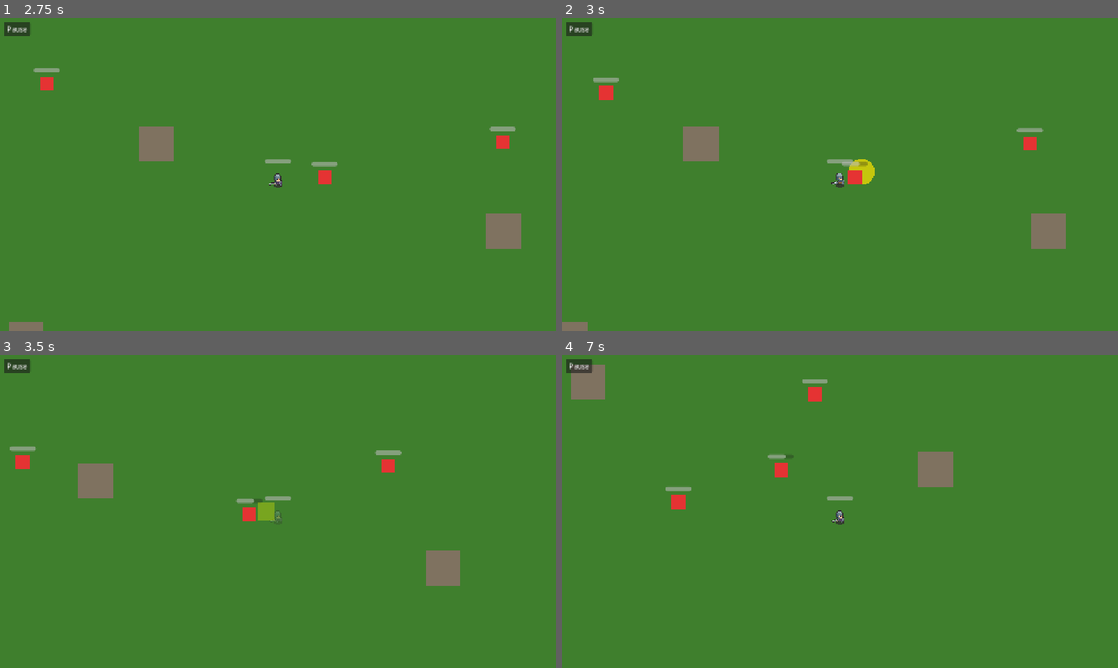
Above: before the commit, frames 1-4 (two rows, left to right).
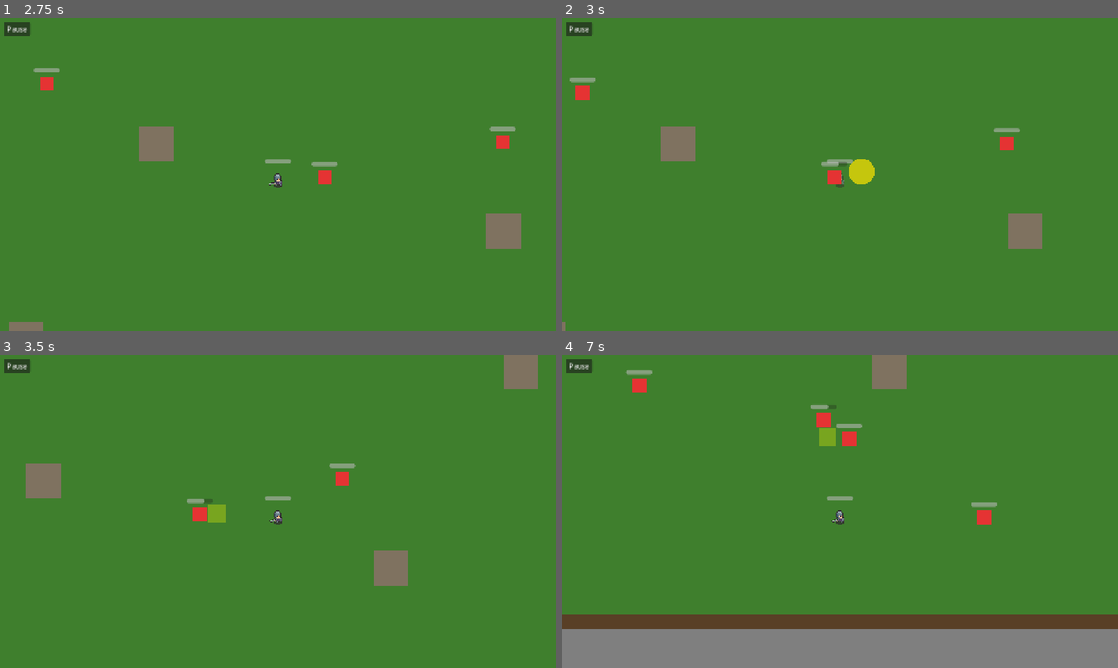
Above: after the commit, the same moments.

Repository: zwentty/v-2-jeu
Game: Godot game, scene res://scenes/menus/menu.tscn
Same seed, same stepped clock (60 frames per second), same inputs: the game is played once before the commit and once after it.
Inputs (mouse positions are in pixels of both pictures, inside the frame that each line leads up to):
- Up to frame 1 (2.75 s): click "Démarrer" at 0.5 s; click "Pause" at 1.25 s; click "▶ Reprendre" at 2 s
- Up to frame 2 (3 s): tap Enter at 2.75 s; move the mouse to (962, 158) at 2.77 s; hold D from 2.78 s (still down); tap Space at 2.85 s; click (962, 158) at 2.92 s
- Up to frame 3 (3.5 s): keep holding D; tap Space at 3.02, 3.32 s
- Up to frame 4 (7 s): move the mouse to (728, 527) at 3.52 s; release D at 3.53 s; hold S 3.53-4.28 s; tap Z at 3.6 s; tap Space at 3.77, 3.8, 4.07, 4.55, 5.27, 5.3, 5.57, 6.77, 6.8 s; move the mouse to (895, 442) at 4.27 s; hold D 4.28-5.75 s; tap Q at 4.35 s; move the mouse to (812, 574) at 5.02 s; tap I at 5.1 s; click (812, 574) at 5.17 s; click "✖ Fermer (I)" at 5.75 s; move the mouse to (1006, 558) at 6.52 s; hold S from 6.53 s (still down); tap E at 6.6 s

Frame 1 is identical in both runs. In frame 2, 3.0% of the frame differs, in the area x 0-91%, y 19-100%; in frame 3, 4.8%; in frame 4, 21%, in the area x 0-100%, y 0-100%.

Commit message:
Ajout dash player

Diff:
--- a/scenes/player/player.gd
+++ b/scenes/player/player.gd
@@ -33,6 +33,15 @@
 # Dégâts infligés par l'attaque
 const ATTACK_DAMAGE = 1
 
+# Vitesse du dash en pixels par seconde
+const DASH_SPEED = 600.0
+
+# Durée du dash en secondes
+const DASH_DURATION = 0.3
+
+# Cooldown du dash en secondes
+const DASH_COOLDOWN = 0.8
+
 # -----------------------------------------------------------------------------
 # VARIABLES D'ÉTAT
 # Ces valeurs changent pendant le jeu (mot-clé "var").
@@ -40,7 +49,7 @@
 # -----------------------------------------------------------------------------
 
 # Points de vie actuels
-var health: int = 500
+var health: int = 3
 
 # Points de vie maximum
 var max_health: int = 3
@@ -50,6 +59,18 @@
 
 # Compteur interne qui mesure le temps d'invincibilité restant
 var invincible_timer: float = 0.0
+
+# Est-ce que le joueur est en train de faire un dash ?
+var is_dashing: bool = false
+
+# Timer du dash (durée restante du dash)
+var dash_timer: float = 0.0
+
+# Timer du cooldown du dash
+var dash_cooldown_timer: float = 0.0
+
+# Direction du dash
+var dash_direction: Vector2 = Vector2.ZERO
 
 # Direction dans laquelle le joueur regarde (utile plus tard pour l'attaque)
 # Vector2.DOWN = (0, 1) par défaut → le joueur regarde vers le bas au départ
@@ -109,7 +130,9 @@
 # indépendant du framerate (sinon un PC à 30fps irait 2x plus lentement).
 # -----------------------------------------------------------------------------
 func _physics_process(delta: float) -> void:
-	_handle_movement()
+	_handle_dash(delta)
+	if not is_dashing:
+		_handle_movement()
 	_handle_invincibility(delta)
 	_handle_attack(delta)
 
@@ -119,6 +142,12 @@
 # -----------------------------------------------------------------------------
 func _unhandled_input(event: InputEvent) -> void:
 	if event is InputEventKey and event.pressed and not event.echo:
+		# Touche de dash (configurable)
+		if event.keycode == Settings.key_dash and not is_dashing and dash_cooldown_timer <= 0.0:
+			_start_dash()
+			get_viewport().set_input_as_handled()
+			return
+
 		# Touche de ramassage (configurable)
 		if event.keycode == Settings.key_pickup:
 			# Chercher les objets à proximité
@@ -220,6 +249,10 @@
 	if is_invincible:
 		return
 
+	# Si le joueur est en train de faire un dash, il est intangible
+	if is_dashing:
+		return
+
 	health -= amount
 
 	# On déclenche l'invincibilité
@@ -300,3 +333,43 @@
 	if body.is_in_group("enemy") and body.has_method("take_damage"):
 		body.take_damage(ATTACK_DAMAGE)
 		print("Ennemi touché !")
+
+# -----------------------------------------------------------------------------
+# _handle_dash(delta)
+# Gère le système de dash : durée du dash et cooldown
+# -----------------------------------------------------------------------------
+func _handle_dash(delta: float) -> void:
+	# Si le joueur n'est pas en train de faire un dash, on gère juste le cooldown
+	if not is_dashing:
+		if dash_cooldown_timer > 0.0:
+			dash_cooldown_timer -= delta
+		return
+
+	# On décrémente le timer du dash
+	dash_timer -= delta
+
+	if dash_timer > 0.0:
+		# On continue le dash : déplacement rapide dans la direction du dash
+		velocity = dash_direction * DASH_SPEED
+		move_and_slide()
+		# Animation de marche pendant le dash
+		if animated_sprite.animation != "walk":
+			animated_sprite.play("walk")
+		# Clignotement léger pour indiquer l'intangibilité
+		$Visual.modulate.a = 0.6 if fmod(dash_timer, 0.15) < 0.075 else 1.0
+	else:
+		# Le dash est terminé
+		is_dashing = false
+		dash_cooldown_timer = DASH_COOLDOWN
+		$Visual.modulate.a = 1.0  # On remet la couleur opaque
+
+# -----------------------------------------------------------------------------
+# _start_dash()
+# Lance un nouveau dash dans la direction actuelle du joueur
+# -----------------------------------------------------------------------------
+func _start_dash() -> void:
+	is_dashing = true
+	dash_timer = DASH_DURATION
+	# On utilise la direction actuelle du joueur pour le dash
+	dash_direction = facing_direction if facing_direction != Vector2.ZERO else Vector2.DOWN
+	print("Dash lancé dans la direction : ", dash_direction)
--- a/scripts/settings.gd
+++ b/scripts/settings.gd
@@ -11,6 +11,7 @@
 var key_move_right: int = KEY_D
 var key_inventory: int = KEY_I
 var key_pickup: int = KEY_E
+var key_dash: int = KEY_SPACE
 
 # Fichier de sauvegarde
 const SETTINGS_FILE: String = "user://settings.cfg"
@@ -33,6 +34,7 @@
 	key_move_right = config.get_value("keys", "move_right", KEY_D)
 	key_inventory = config.get_value("keys", "inventory", KEY_I)
 	key_pickup = config.get_value("keys", "pickup", KEY_E)
+	key_dash = config.get_value("keys", "dash", KEY_SPACE)
 
 	# Charger le plein écran
 	var fullscreen: bool = config.get_value("display", "fullscreen", false)
@@ -48,6 +50,7 @@
 	config.set_value("keys", "move_right", key_move_right)
 	config.set_value("keys", "inventory", key_inventory)
 	config.set_value("keys", "pickup", key_pickup)
+	config.set_value("keys", "dash", key_dash)
 
 	# Sauvegarder le plein écran
 	config.set_value("display", "fullscreen", DisplayServer.window_get_mode() == DisplayServer.WINDOW_MODE_FULLSCREEN)
